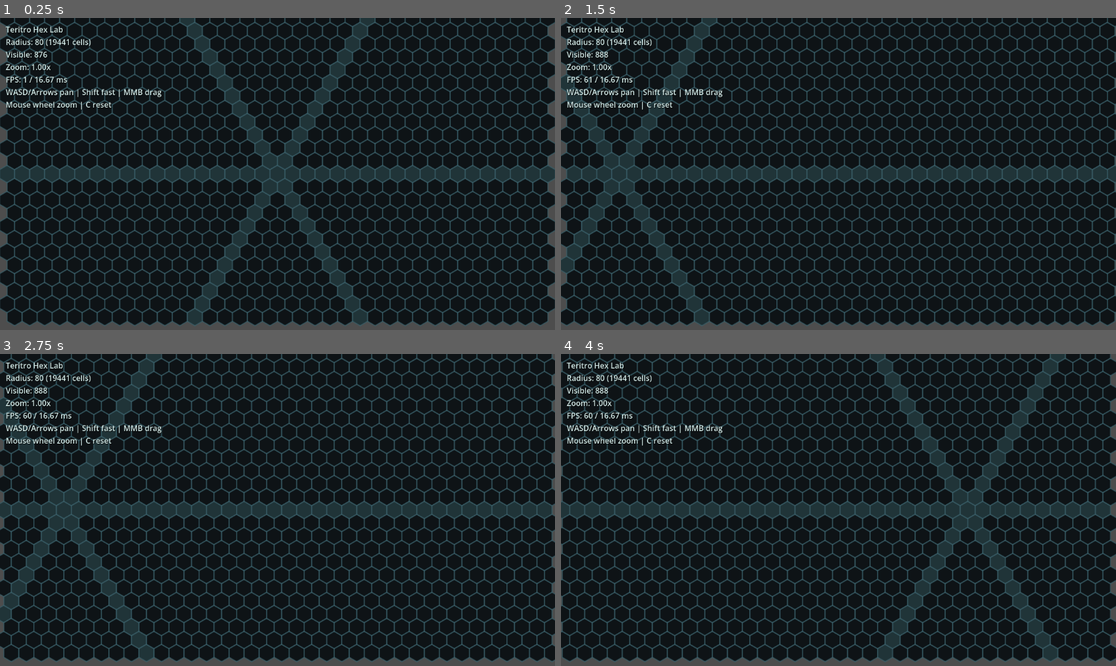
Above: before the commit, frames 1-4 (two rows, left to right).
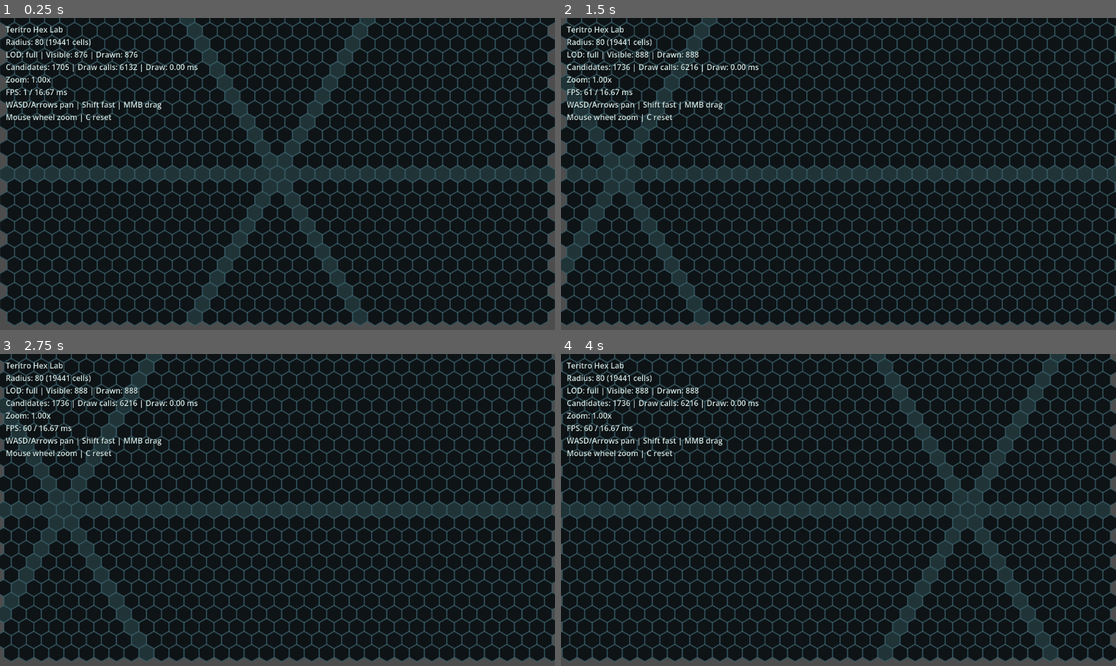
Above: after the commit, the same moments.

Repository: Kanturna/teritro
Game: Godot game, scene res://scenes/hex_lab.tscn
Two runs of this game, one before a commit and one after it. Both use one fixed random seed, a clock stepped at 60 frames per second and the inputs below.
Inputs (mouse positions are in pixels of both pictures, inside the frame that each line leads up to):
- Up to frame 1 (0.25 s): no input
- Up to frame 2 (1.5 s): tap Enter at 0.5 s; move the mouse to (960, 158) at 0.52 s; hold D 0.53-1.25 s; tap C at 0.6 s; click (960, 158) at 0.67 s; drag from (727, 189) to (810, 236) at 1.27 s
- Up to frame 3 (2.75 s): tap Space at 2 s; move the mouse to (333, 441) at 2.02 s; hold D from 2.03 s (still down); tap C at 2.1 s
- Up to frame 4 (4 s): release D at 2.75 s; drag from (810, 572) to (672, 463) at 2.77 s; tap Enter at 3.5 s; move the mouse to (1005, 556) at 3.52 s; hold A from 3.53 s (still down); tap C at 3.6 s

The runs differ from the first frame. In frame 1, 1.6% of the frame differs, in the area x 1-36%, y 10-34%; in frame 2, 1.7%; in frame 3, 1.7%; in frame 4, 1.7%.

Commit message:
perf(rendering): add overview LOD and debug metrics
WHAT:
- Adds renderer LOD modes for full, simple, and overview zoom levels.
- Uses overview LOD at low zoom to avoid drawing thousands of individual hexes.
- Adds HUD metrics for LOD mode, visible cells, drawn cells, candidates, draw calls, and draw time.
- Moves renderer-only hex polygon geometry out of core hex math.
- Removes a small per-frame culling array allocation.
- Adds Godot script UID files generated for the new scripts.

WHY:
- Manual zoom-out testing showed severe FPS drops at radius 80 and zoom 0.25.
- The renderer needs built-in debug metrics so future bottlenecks can be identified early.

IMPACT:
- Improves zoomed-out performance by replacing per-hex drawing with an overview map at low zoom.
- Keeps core hex math cleaner by moving render geometry into the renderer.
- Adds a project-level debug/performance expectation for future systems.
- Does not add colony, ownership, Turn-Rule, AI, combat, economy, or enclosure logic.

VALIDATION:
- Ran HexGridMath headless tests successfully.
- Ran Hex lab smoke test successfully.
- Loaded the Godot main scene headless successfully.
- Checked for rejected Distanz-2 / second-ring language and inherited foreign terms.

DOCS:
- Updated ARCHITECTURE, DECISIONS, FINDINGS, and NEXT_STEPS for debug metrics and renderer LOD follow-up.

RISKS:
- Manual FPS confirmation after overview LOD should still be checked in the Godot window.
- Center-point viewport culling may need refinement if edge pop-in is visible.

FOLLOW-UP:
- Re-test zoom-out behavior visually.
- Resolve the Slice 3 visual sign-off finding once FPS and camera behavior are confirmed.

Diff:
--- a/scenes/hex_lab.tscn
+++ b/scenes/hex_lab.tscn
@@ -1,20 +1,19 @@
-[gd_scene load_steps=3 format=3]
+[gd_scene format=3 uid="uid://d0d7dnahylddn"]
 
-[ext_resource type="Script" path="res://src/scenes/hex_lab.gd" id="1_hex_lab"]
-[ext_resource type="Script" path="res://src/rendering/hex_map_renderer.gd" id="2_hex_renderer"]
+[ext_resource type="Script" uid="uid://4j0r413emeui" path="res://src/scenes/hex_lab.gd" id="1_hex_lab"]
+[ext_resource type="Script" uid="uid://dt3yd8hfkti5t" path="res://src/rendering/hex_map_renderer.gd" id="2_hex_renderer"]
 
-[node name="HexLab" type="Node2D"]
+[node name="HexLab" type="Node2D" unique_id=2014589119]
 script = ExtResource("1_hex_lab")
 
-[node name="HexMapRenderer" type="Node2D" parent="."]
+[node name="HexMapRenderer" type="Node2D" parent="." unique_id=2054458]
 script = ExtResource("2_hex_renderer")
 
-[node name="Camera2D" type="Camera2D" parent="."]
-current = true
+[node name="Camera2D" type="Camera2D" parent="." unique_id=745197993]
 
-[node name="HUD" type="CanvasLayer" parent="."]
+[node name="HUD" type="CanvasLayer" parent="." unique_id=2057813973]
 
-[node name="StatsLabel" type="Label" parent="HUD"]
+[node name="StatsLabel" type="Label" parent="HUD" unique_id=245832631]
 offset_left = 12.0
 offset_top = 12.0
 offset_right = 460.0
--- a/src/rendering/hex_map_renderer.gd
+++ b/src/rendering/hex_map_renderer.gd
@@ -15,12 +15,22 @@
 @export var fill_color := Color(0.055, 0.075, 0.085, 1.0)
 @export var outline_color := Color(0.23, 0.38, 0.42, 0.7)
 @export var axis_color := Color(0.45, 0.78, 0.82, 0.95)
+@export var simple_lod_zoom := 0.55
+@export var overview_lod_zoom := 0.35
 
 var _base_polygon := PackedVector2Array()
+var _map_outline_polygon := PackedVector2Array()
 var _scratch_polygon := PackedVector2Array()
 var _visible_corners: Array[Vector2] = []
 var _hexes: Array[Vector2i] = []
 var _visible_hex_count := 0
+var _drawn_hex_count := 0
+var _candidate_hex_count := 0
+var _culled_by_map_count := 0
+var _culled_by_view_count := 0
+var _draw_call_estimate := 0
+var _draw_ms := 0.0
+var _lod_mode := "full"
 
 
 func _ready() -> void:
@@ -35,6 +45,23 @@
 
 func get_visible_hex_count() -> int:
 	return _visible_hex_count
+
+
+func get_debug_metrics() -> Dictionary:
+	return {
+		"lod": _lod_mode,
+		"visible": _visible_hex_count,
+		"drawn": _drawn_hex_count,
+		"candidates": _candidate_hex_count,
+		"culled_map": _culled_by_map_count,
+		"culled_view": _culled_by_view_count,
+		"draw_calls": _draw_call_estimate,
+		"draw_ms": _draw_ms,
+	}
+
+
+func get_current_lod_mode() -> String:
+	return _get_lod_for_zoom(_get_camera_zoom())
 
 
 func estimate_visible_hex_count() -> int:
@@ -51,36 +78,59 @@
 
 
 func _draw() -> void:
+	var start_usec := Time.get_ticks_usec()
 	_visible_hex_count = 0
+	_drawn_hex_count = 0
+	_candidate_hex_count = 0
+	_culled_by_map_count = 0
+	_culled_by_view_count = 0
+	_draw_call_estimate = 0
+	_lod_mode = _get_lod_for_zoom(_get_camera_zoom())
+
+	if _lod_mode == "overview":
+		_draw_overview_map()
+		_visible_hex_count = estimate_visible_hex_count()
+		_draw_ms = float(Time.get_ticks_usec() - start_usec) / 1000.0
+		return
+
+	var draw_outlines := _lod_mode == "full"
 	var bounds := _get_visible_axial_bounds()
 	var visible_rect := _get_visible_world_rect()
 
 	for q in range(bounds.position.x, bounds.end.x + 1):
 		for r in range(bounds.position.y, bounds.end.y + 1):
+			_candidate_hex_count += 1
 			var coord := Vector2i(q, r)
 			var center: Vector2 = HexGridMath.axial_to_world(coord, hex_radius)
 			if not _is_inside_map(coord):
+				_culled_by_map_count += 1
 				continue
 			if not visible_rect.has_point(to_global(center)):
+				_culled_by_view_count += 1
 				continue
-			_draw_hex(coord, center)
+			_draw_hex(coord, center, draw_outlines)
 			_visible_hex_count += 1
+			_drawn_hex_count += 1
+
+	_draw_ms = float(Time.get_ticks_usec() - start_usec) / 1000.0
 
 
 func _rebuild_map() -> void:
 	_hexes = HexGridMath.coords_in_radius(map_radius)
+	_map_outline_polygon = _build_map_outline_polygon()
 	if is_inside_tree():
 		queue_redraw()
 
 
 func _rebuild_polygon() -> void:
 	_base_polygon = _build_hex_polygon_points()
+	_map_outline_polygon = _build_map_outline_polygon()
 	_scratch_polygon.resize(6)
 	if is_inside_tree():
 		queue_redraw()
 
 
-func _draw_hex(coord: Vector2i, center: Vector2) -> void:
+func _draw_hex(coord: Vector2i, center: Vector2, draw_outlines: bool) -> void:
 	for i in range(6):
 		_scratch_polygon[i] = center + _base_polygon[i]
 
@@ -89,14 +139,34 @@
 		color = fill_color.lerp(axis_color, 0.18)
 
 	draw_colored_polygon(_scratch_polygon, color)
-	for i in range(6):
-		draw_line(
-			_scratch_polygon[i],
-			_scratch_polygon[(i + 1) % 6],
-			outline_color,
-			1.0,
-			true
+	_draw_call_estimate += 1
+	if draw_outlines:
+		for i in range(6):
+			draw_line(
+				_scratch_polygon[i],
+				_scratch_polygon[(i + 1) % 6],
+				outline_color,
+				1.0,
+				true
+			)
+			_draw_call_estimate += 1
+
+
+func _draw_overview_map() -> void:
+	draw_colored_polygon(_map_outline_polygon, fill_color)
+	_draw_call_estimate += 1
+
+	for direction_index in [0, 1, 2]:
+		var start: Vector2 = HexGridMath.axial_to_world(
+			HexGridMath.direction(direction_index + 3) * map_radius,
+			hex_radius
 		)
+		var end: Vector2 = HexGridMath.axial_to_world(
+			HexGridMath.direction(direction_index) * map_radius,
+			hex_radius
+		)
+		draw_line(start, end, axis_color, 2.0, true)
+		_draw_call_estimate += 1
 
 
 func _is_inside_map(coord: Vector2i) -> bool:
@@ -112,6 +182,34 @@
 	return points
 
 
+func _build_map_outline_polygon() -> PackedVector2Array:
+	var points := PackedVector2Array()
+	points.resize(6)
+	var outline_radius := hex_radius * (float(map_radius) + 0.75)
+	for i in range(6):
+		var angle := deg_to_rad(30.0 + 60.0 * float(i))
+		points[i] = Vector2(cos(angle), sin(angle)) * outline_radius
+	return points
+
+
+func _get_camera_zoom() -> float:
+	var viewport := get_viewport()
+	if viewport == null:
+		return 1.0
+	var camera := viewport.get_camera_2d()
+	if camera == null:
+		return 1.0
+	return camera.zoom.x
+
+
+func _get_lod_for_zoom(zoom: float) -> String:
+	if zoom <= overview_lod_zoom:
+		return "overview"
+	if zoom <= simple_lod_zoom:
+		return "simple"
+	return "full"
+
+
 func _get_visible_world_rect() -> Rect2:
 	var viewport := get_viewport()
 	if viewport == null:
--- a/src/scenes/hex_lab.gd
+++ b/src/scenes/hex_lab.gd
@@ -97,10 +97,14 @@
 
 func _update_hud(delta: float) -> void:
 	var frame_ms := delta * 1000.0
+	var metrics: Dictionary = _renderer.get_debug_metrics()
 	_stats_label.text = (
 		"Teritro Hex Lab\n"
 		+ "Radius: %d (%d cells)\n" % [_renderer.map_radius, _renderer.get_total_hex_count()]
-		+ "Visible: %d\n" % _renderer.get_visible_hex_count()
+		+ "LOD: %s | Visible: %d | Drawn: %d\n"
+		% [metrics["lod"], metrics["visible"], metrics["drawn"]]
+		+ "Candidates: %d | Draw calls: %d | Draw: %.2f ms\n"
+		% [metrics["candidates"], metrics["draw_calls"], metrics["draw_ms"]]
 		+ "Zoom: %.2fx\n" % _camera.zoom.x
 		+ "FPS: %d / %.2f ms\n" % [Engine.get_frames_per_second(), frame_ms]
 		+ "WASD/Arrows pan | Shift fast | MMB drag\n"
--- a/tests/headless/hex_lab_smoke_test.gd
+++ b/tests/headless/hex_lab_smoke_test.gd
@@ -27,6 +27,10 @@
 		"default zoom visible hex count below 2500, got %d"
 		% renderer.estimate_visible_hex_count()
 	)
+	_assert_eq(renderer.get_current_lod_mode(), "full", "default zoom LOD")
+
+	camera.zoom = Vector2.ONE * 0.25
+	_assert_eq(renderer.get_current_lod_mode(), "overview", "min zoom LOD")
 
 	if _failures.is_empty():
 		print("Hex lab smoke tests passed.")
Not shown, added: src/core/hex/hex_grid_math.gd.uid
Not shown, added: src/rendering/hex_map_renderer.gd.uid
Not shown, added: src/scenes/hex_lab.gd.uid
Not shown, added: tests/headless/hex_grid_math_test.gd.uid
Not shown, added: tests/headless/hex_lab_smoke_test.gd.uid
Not shown, changed: docs/ARCHITECTURE.md
Not shown, changed: docs/DECISIONS.md
Not shown, changed: docs/FINDINGS.md
Not shown, changed: docs/NEXT_STEPS.md
